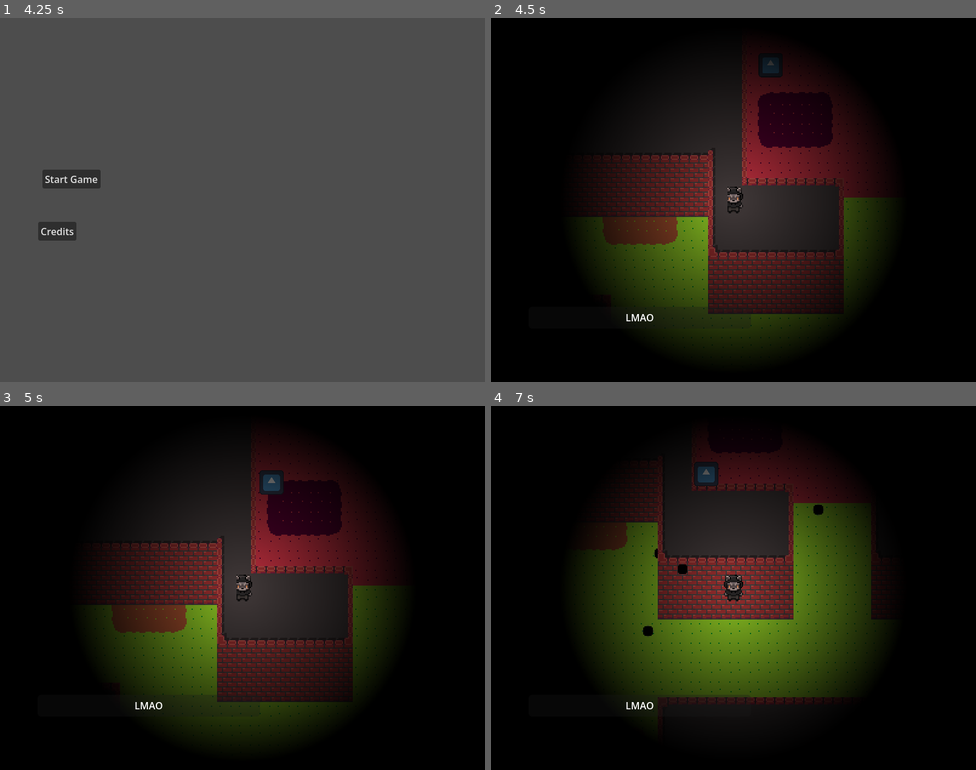
Above: before the commit, frames 1-4 (two rows, left to right).
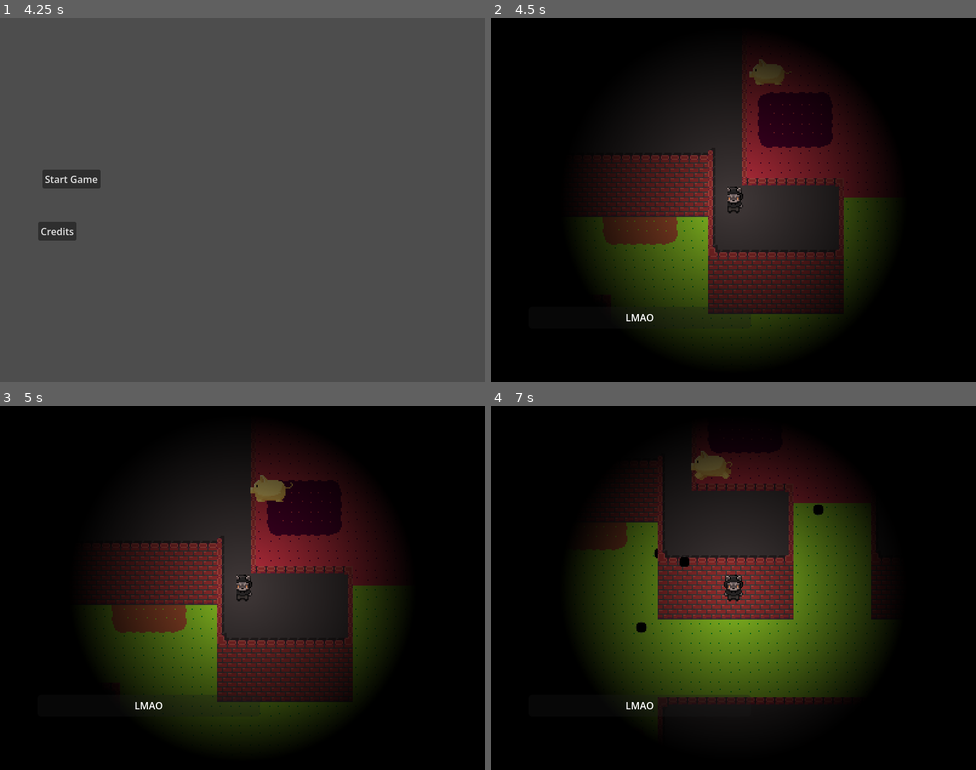
Above: after the commit, the same moments.

Repository: ygda-org/stock-strikers
Game: Godot game, scene res://main/startup_scene.tscn
Two runs of this game, one before a commit and one after it. Both use one fixed random seed, a clock stepped at 60 frames per second and the inputs below. The engine's default icon, where the game draws it, is replaced by a stand-in: a white triangle on a blue panel in a dark square.
Inputs (mouse positions are in pixels of both pictures, inside the frame that each line leads up to):
- Up to frame 1 (4.25 s): tap Enter (ui_accept) at 0.5, 0.77, 1.25, 1.52, 2.75, 3.02, 3.77 s; move the mouse to (349, 181) at 0.52 s; hold D (move_right) 0.53-1.28 s; click (349, 181) at 0.6 s; move the mouse to (145, 218) at 1.27 s; hold S (move_down) 1.28-2.03 s; click (145, 218) at 1.35 s; move the mouse to (291, 119) at 2.02 s; hold D (move_right) 2.03-2.78 s; click (291, 119) at 2.1 s; move the mouse to (218, 272) at 2.77 s; hold W (move_up) 2.78-3.53 s; click (218, 272) at 2.85 s; move the mouse to (388, 254) at 3.52 s; hold A (move_left) from 3.53 s (still down); click (388, 254) at 3.6 s
- Up to frame 2 (4.5 s): release A (move_left) at 4.25 s; click "Start Game" at 4.25 s
- Up to frame 3 (5 s): no input
- Up to frame 4 (7 s): move the mouse to (588, 533) at 5.02 s; hold A (move_left) 5.03-5.78 s; click (588, 533) at 5.1 s; tap Enter (ui_accept) at 5.27, 6.77 s; move the mouse to (757, 588) at 5.77 s; hold S (move_down) 5.78-6.53 s; click (757, 588) at 5.85 s; move the mouse to (660, 497) at 6.52 s; hold D (move_right) from 6.53 s (still down); click (660, 497) at 6.6 s

Frame 1 is identical in both runs. In frame 2, 0.4% of the frame differs, in the area x 53-62%, y 10-19%; in frame 3, 0.5%; in frame 4, 0.7%, in the area x 30-50%, y 12-64%.

Commit message:
piggybank animation

Diff:
--- a/enemies/piggy_bank.gd
+++ b/enemies/piggy_bank.gd
@@ -14,6 +14,7 @@
 # Called when the node enters the scene tree for the first time.
 func _ready() -> void:
 	timer.start()
+	animated_sprite_2d.play("hop")
 
 
 # Called every frame. 'delta' is the elapsed time since the previous frame.
@@ -23,7 +24,9 @@
 		velocity = distance.normalized() * pig_speed
 	if is_knockback:
 		velocity = lerp(velocity, Vector2.ZERO, kb_decel * delta)
-		is_knockback = !(velocity.length()>-10 and velocity.length()<10)
+		if (velocity.length()>-10 and velocity.length()<10):
+			is_knockback = false
+			animated_sprite_2d.play("hop")
 	for i in get_slide_collision_count():
 		var collision = get_slide_collision(i)
 		var body = collision.get_collider()
@@ -38,6 +41,7 @@
 	if GameState.player and !is_knockback:
 		velocity = (GameState.player.global_position - global_position).normalized() * speed * -1
 		is_knockback = true
+		animated_sprite_2d.stop()
 
 func _on_timer_timeout() -> void:
 	if GameState.player and !is_knockback:
--- a/enemies/piggy_bank.tscn
+++ b/enemies/piggy_bank.tscn
@@ -1,21 +1,60 @@
 [gd_scene format=3 uid="uid://b73ufdvihi6ks"]
 
 [ext_resource type="Script" uid="uid://bwiab73l8k60v" path="res://enemies/piggy_bank.gd" id="1_2331h"]
-[ext_resource type="Texture2D" uid="uid://b1g2ww2wqlf74" path="res://icon.svg" id="2_bgkm8"]
+[ext_resource type="Texture2D" uid="uid://cj4vii85ujy4j" path="res://assets/enemies/piggybank/jumpt.png" id="2_2331h"]
+
+[sub_resource type="AtlasTexture" id="AtlasTexture_bgkm8"]
+atlas = ExtResource("2_2331h")
+region = Rect2(0, 0, 35, 32)
+
+[sub_resource type="AtlasTexture" id="AtlasTexture_oe0bt"]
+atlas = ExtResource("2_2331h")
+region = Rect2(35, 0, 35, 32)
+
+[sub_resource type="AtlasTexture" id="AtlasTexture_5dqw5"]
+atlas = ExtResource("2_2331h")
+region = Rect2(70, 0, 35, 32)
+
+[sub_resource type="AtlasTexture" id="AtlasTexture_opncx"]
+atlas = ExtResource("2_2331h")
+region = Rect2(0, 32, 35, 32)
+
+[sub_resource type="AtlasTexture" id="AtlasTexture_rvmf0"]
+atlas = ExtResource("2_2331h")
+region = Rect2(35, 32, 35, 32)
+
+[sub_resource type="AtlasTexture" id="AtlasTexture_xur67"]
+atlas = ExtResource("2_2331h")
+region = Rect2(70, 32, 35, 32)
 
 [sub_resource type="SpriteFrames" id="SpriteFrames_jby03"]
 animations = [{
 "frames": [{
 "duration": 1.0,
-"texture": ExtResource("2_bgkm8")
+"texture": SubResource("AtlasTexture_bgkm8")
+}, {
+"duration": 1.0,
+"texture": SubResource("AtlasTexture_oe0bt")
+}, {
+"duration": 1.0,
+"texture": SubResource("AtlasTexture_5dqw5")
+}, {
+"duration": 1.0,
+"texture": SubResource("AtlasTexture_opncx")
+}, {
+"duration": 1.0,
+"texture": SubResource("AtlasTexture_rvmf0")
+}, {
+"duration": 1.0,
+"texture": SubResource("AtlasTexture_xur67")
 }],
 "loop": true,
-"name": &"default",
-"speed": 5.0
+"name": &"hop",
+"speed": 8.0
 }]
 
 [sub_resource type="RectangleShape2D" id="RectangleShape2D_uri2p"]
-size = Vector2(16, 16)
+size = Vector2(24, 16)
 
 [node name="PiggyBank" type="CharacterBody2D" unique_id=104104915 groups=["Enemies"]]
 collision_layer = 2
@@ -27,10 +66,12 @@
 kb_decel = 4.0
 
 [node name="Anim" type="AnimatedSprite2D" parent="." unique_id=1990987845]
-scale = Vector2(0.15624999, 0.15624999)
 sprite_frames = SubResource("SpriteFrames_jby03")
+animation = &"hop"
+frame_progress = 0.42756718
 
 [node name="CollisionShape2D" type="CollisionShape2D" parent="." unique_id=2016995054]
+position = Vector2(-1, 5)
 shape = SubResource("RectangleShape2D_uri2p")
 
 [node name="Timer" type="Timer" parent="." unique_id=1607294646]
@@ -38,4 +79,6 @@
 [node name="Marker2D" type="Marker2D" parent="." unique_id=731618996]
 position = Vector2(-14, 14)
 
+[node name="AnimationPlayer" type="AnimationPlayer" parent="." unique_id=1694728407]
+
 [connection signal="timeout" from="Timer" to="." method="_on_timer_timeout"]
Binary file added: assets/enemies/piggybank/jumpt.png
Not shown, added: assets/enemies/piggybank/jumpt.png.import
